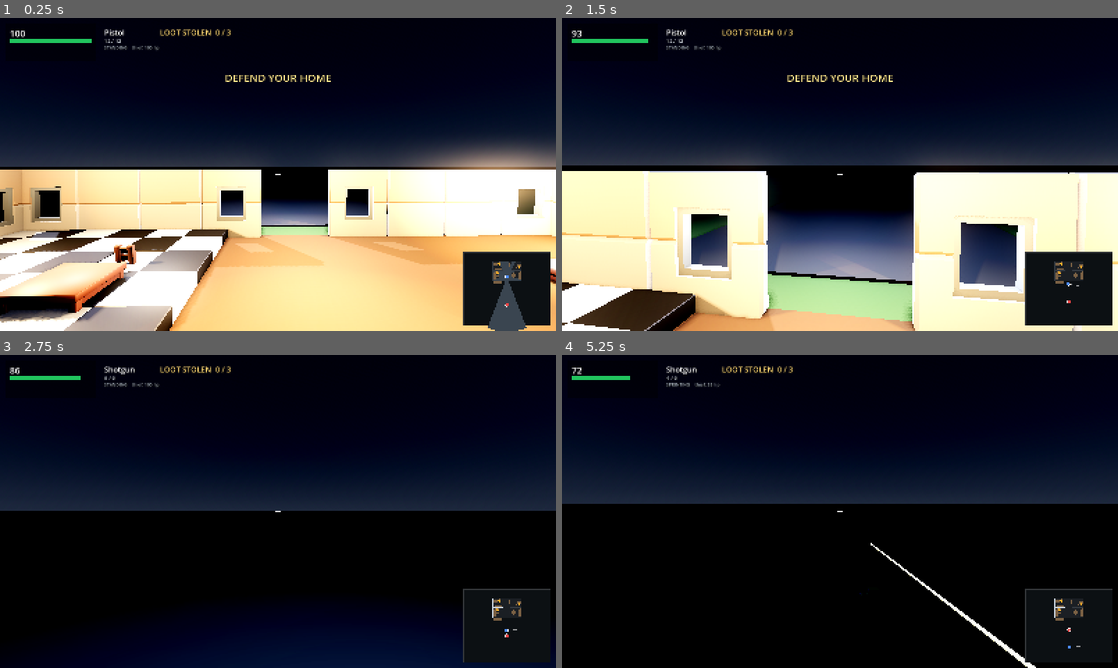
Above: before the commit, frames 1-4 (two rows, left to right).
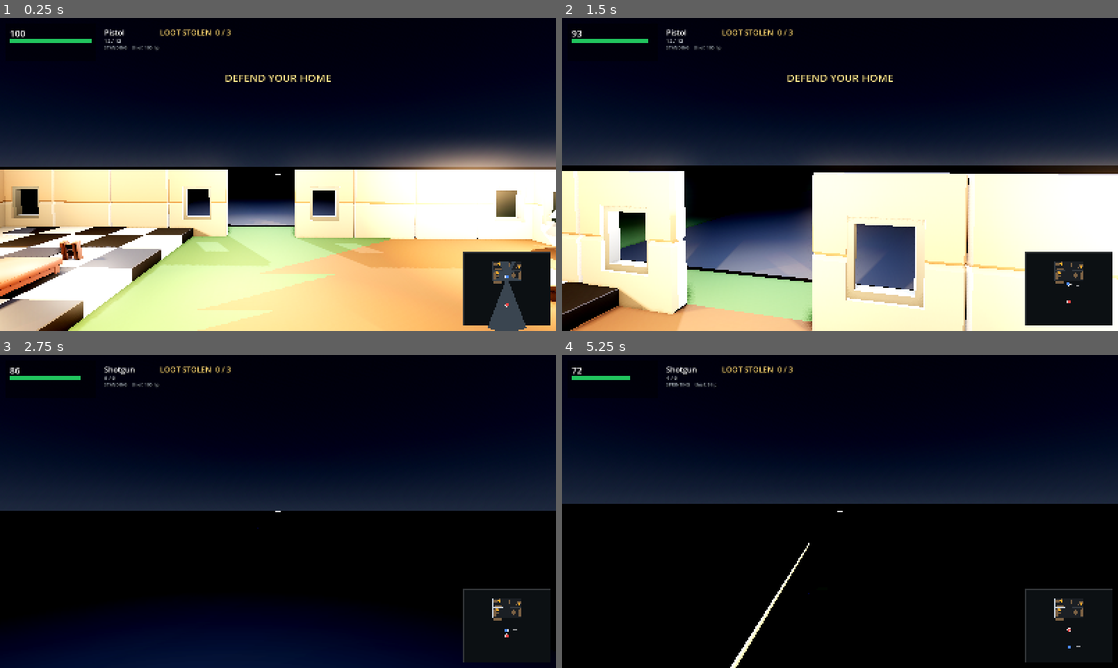
Above: after the commit, the same moments.

Repository: richardbrandel/home-invasion-godot
Game: Godot game, scene res://scenes/main.tscn
Two runs of this game, one before a commit and one after it. Both use one fixed random seed, a clock stepped at 60 frames per second and the inputs below.
Inputs (mouse positions are in pixels of both pictures, inside the frame that each line leads up to):
- Up to frame 1 (0.25 s): no input
- Up to frame 2 (1.5 s): tap Enter at 0.5, 0.6 s; move the mouse to (867, 174) at 0.52 s; hold W from 0.53 s (still down); click (867, 174) at 0.67 s; move the mouse to (812, 174) at 1.27 s; tap 1 at 1.35 s
- Up to frame 3 (2.75 s): keep holding W; move the mouse to (289, 505) at 2.02 s; tap 2 at 2.1 s
- Up to frame 4 (5.25 s): keep holding W; move the mouse to (834, 517) at 2.77 s; tap R at 2.85 s; click (834, 517) at 2.92 s; tap Space at 3.5, 5 s; move the mouse to (878, 514) at 3.52 s; hold C 3.53-4.28 s; tap Enter at 4.25 s; move the mouse to (795, 508) at 4.27 s; tap Ctrl at 4.35 s; move the mouse to (845, 511) at 5.02 s; hold Shift from 5.03 s (still down); click (845, 511) at 5.17 s

The runs differ from the first frame. In frame 1, 30% of the frame differs, in the area x 0-100%, y 43-100%; in frame 2, 33%, in the area x 0-100%, y 45-100%; in frame 3, less than 0.1%; in frame 4, 0.7%.

Commit message:
Fix the five faults from the first outside playtest
All five were measured before being changed. test/anim_probe.gd is the
diagnostic that produced the numbers; test/test_actor.gd locks them in with
38 assertions.

1. Root motion. Mixamo bakes real ground travel into the Hips track - walk
   +1.75 m over 1.033 s, run +3.55 m over 0.633 s. Godot applies it straight
   to the skeleton, so the mesh walked away from the node the sim was moving
   and snapped back on every clip change. On the thief, who switches clip on
   every grab, sighting and reroute, that read as "teleports around
   randomly". The hips' X and Z are now pinned to their first frame; Y (the
   bob and the standing height) is kept. DEATH is exempt - the fall IS the
   root motion.

2. Looping. Nothing in a Mixamo export sets a loop mode, so every clip
   arrived LOOP_NONE and the walk froze mid-stride after a single cycle.

3. A/D were inverted. Godot's basis is right-handed and the camera looks
   down -Z, so at yaw 0 the camera's right is -X, not +X; the old vector was
   its mirror. The same fix applies to the shoulder offset, which also
   moves the camera to the right shoulder where third-person games put it.

4. Shooting turned the character around. The shoot clip swivels the hips 87
   degrees out and back, aim turns them 148. Both are now stripped of the
   hips and all ten leg bones, leaving an upper-body overlay so the legs
   carry on walking. The clip is also 2.67 s long and holds two shots (the
   right forearm spikes at 0.44 s and 2.00 s), and play_once was using the
   whole clip length as its window - one trigger pull froze the locomotion
   animation for 2.67 s. It now seeks to 0.36 s and holds for 0.42 s.

5. Playback speed is matched to real movement using the measured clip speed.
   The thief only ever moves at 1.3 m/s, so the 5.6 m/s run clip was playing
   as a slow-motion sprint on the spot; he plays walk now.

Also: screenshot mode reports progress on stderr, because print() is
block-buffered when redirected and a run that had to be killed lost every
line and looked like a hang. And --shot needs a -- separator, which the
notes now spell out.

Diff:
--- a/scripts/actor.gd
+++ b/scripts/actor.gd
@@ -24,6 +24,20 @@
 const DEATH := "death"
 
 const CLIP_FILES := [WALK, RUN, CROUCH_IDLE, CROUCH_WALK, AIM, SHOOT, RELOAD, DEATH]
+
+## Clips meant to run forever; everything else is a one-shot that holds its last
+## frame. A Mixamo export sets none of this, so every clip arrived as LOOP_NONE —
+## which is why the walk froze mid-stride after a single cycle.
+const LOOPING := [IDLE, WALK, RUN, CROUCH_IDLE, CROUCH_WALK]
+
+## Where the first gunshot lands inside SHOOT, and how long to stay in the shoot
+## pose. That clip is 2.67 s and holds two shots — the right forearm spikes to
+## 43 deg/step at 0.44 s and again at 2.00 s (measured in test/anim_probe.gd).
+## Seeking past the wind-up makes every trigger pull show the shot itself, and the
+## short window hands the locomotion animation back quickly instead of freezing
+## the legs for the clip's full 2.67 s.
+const SHOOT_SEEK := 0.36
+const ONE_SHOT_WINDOW := 0.42
 
 var root: Node3D
 var anim: AnimationPlayer
@@ -38,6 +52,7 @@
 var _current := ""
 var _one_shot := ""
 var _one_shot_t := 0.0
+var _clip_mps := {}
 
 
 static func _first_anim_player(node: Node) -> AnimationPlayer:
@@ -76,7 +91,11 @@
 				idle_src = String(n)
 				break
 		if idle_src != "" and not a.anim.has_animation(IDLE):
-			a._add_clip(IDLE, a.anim.get_animation(idle_src))
+			# duplicate before normalising: this is the resource as loaded from
+			# disk, and flattening it in place would corrupt the source clip
+			var idle_clip: Animation = a.anim.get_animation(idle_src).duplicate(true)
+			a._normalize_clip(IDLE, idle_clip)
+			a._add_clip(IDLE, idle_clip)
 
 	a._merge(dir)
 	return a
@@ -132,6 +151,7 @@
 				# tracks must address the character we are animating, not the
 				# throwaway instance the clip was loaded from
 				_retarget(copy, inst, root)
+				_normalize_clip(key, copy)
 				if _add_clip(key, copy):
 					merged += 1
 		inst.free()
@@ -149,6 +169,104 @@
 			clip.track_set_path(i, NodePath(String(to_root.name) + s.substr(from_name.length())))
 
 
+# ----------------------------------------------------- clip normalisation
+## Mixamo exports these clips WITH root motion baked in: the Hips track carries
+## the character's real ground travel, start to finish — walk +1.75 m over
+## 1.033 s, run +3.55 m over 0.633 s (both measured; see test/anim_probe.gd).
+## Godot applies that straight to the skeleton, so the mesh walks away from the
+## node the simulation is moving, and then every clip change or restart snaps it
+## back to the origin, metres at a time. On the thief — who switches clip on
+## every grab, sighting and reroute — that read as "teleports around randomly".
+##
+## So the travel is measured first (it is the clip's authored ground speed, which
+## is worth keeping) and then removed, because the simulation owns position.
+func _normalize_clip(key: String, clip: Animation) -> void:
+	_clip_mps[key] = _measure_root_motion(clip)
+	clip.loop_mode = Animation.LOOP_LINEAR if LOOPING.has(key) else Animation.LOOP_NONE
+	if key == DEATH:
+		# the fall IS the root motion, and nothing has to snap back afterwards
+		return
+	if key == SHOOT or key == AIM:
+		_strip_to_upper_body(clip)
+	else:
+		_flatten_root_travel(clip)
+
+
+func _bone_of(clip: Animation, track: int) -> String:
+	return String(clip.track_get_path(track).get_concatenated_subnames())
+
+
+func _is_root_bone(bone: String) -> bool:
+	var b := bone.to_lower()
+	return b.contains("hips") or b.contains("root")
+
+
+## The hips and everything below them.
+func _is_lower_body(bone: String) -> bool:
+	if _is_root_bone(bone):
+		return true
+	for part in ["UpLeg", "Leg", "Foot", "ToeBase", "Toe_End"]:
+		if bone.ends_with(part):
+			return true
+	return false
+
+
+## Metres of ground the clip covers per second at speed_scale 1.0: the distance
+## between its first and last hips keyframe, over the clip's length.
+func _measure_root_motion(clip: Animation) -> float:
+	if clip.length <= 0.0:
+		return 0.0
+	for i in clip.get_track_count():
+		if not _is_root_bone(_bone_of(clip, i)):
+			continue
+		var v0 = clip.track_get_key_value(i, 0)
+		if not (v0 is Vector3):
+			continue
+		var kc := clip.track_get_key_count(i)
+		if kc < 2:
+			return 0.0
+		var p0: Vector3 = v0
+		var p1: Vector3 = clip.track_get_key_value(i, kc - 1)
+		return (p1 - p0).length() / clip.length
+	return 0.0
+
+
+## Pin the hips' horizontal travel to its first frame. The vertical component is
+## kept deliberately: it is the bob, and the standing height.
+func _flatten_root_travel(clip: Animation) -> void:
+	for i in clip.get_track_count():
+		if not _is_root_bone(_bone_of(clip, i)):
+			continue
+		var v0 = clip.track_get_key_value(i, 0)
+		if not (v0 is Vector3):
+			continue
+		var base: Vector3 = v0
+		for k in clip.track_get_key_count(i):
+			var v: Vector3 = clip.track_get_key_value(i, k)
+			clip.track_set_key_value(i, k, Vector3(base.x, v.y, base.z))
+
+
+## Drop the hips and every leg bone, leaving an upper-body-only overlay. The
+## removed bones keep whatever the locomotion clip last put them in, which is the
+## point: the legs carry on walking while the torso aims and fires.
+##
+## It also removes the turn, which is the part the playtest actually noticed.
+## Both of these clips rotate the hips hard — shoot swivels 87 deg out and back,
+## aim turns 148 deg — so the character span on the spot and the animation fought
+## the yaw the game sets on the root every frame.
+func _strip_to_upper_body(clip: Animation) -> void:
+	# backwards: remove_track shifts every index after the one it drops
+	for i in range(clip.get_track_count() - 1, -1, -1):
+		if _is_lower_body(_bone_of(clip, i)):
+			clip.remove_track(i)
+
+
+## Ground speed the clip was authored at, in metres per second. Play the clip at
+## `actual_speed / clip_mps(key)` and its feet stop skating.
+func clip_mps(key: String) -> float:
+	return float(_clip_mps.get(key, 0.0))
+
+
 func clip_names() -> PackedStringArray:
 	return anim.get_animation_list() if anim != null else PackedStringArray()
 
@@ -174,10 +292,12 @@
 	if anim == null or not anim.has_animation(name):
 		return
 	_one_shot = name
-	var a := anim.get_animation(name)
-	_one_shot_t = a.length if a else 0.6
+	_one_shot_t = ONE_SHOT_WINDOW
 	anim.speed_scale = 1.0
 	anim.play(name, 0.08)
+	if name == SHOOT:
+		# skip the wind-up so the trigger pull lands on the shot
+		anim.seek(SHOOT_SEEK)
 
 
 func tick(delta: float) -> void:
--- a/scripts/game.gd
+++ b/scripts/game.gd
@@ -327,7 +327,11 @@
 			player_moving = true
 			# camera-relative: forward is the yaw direction in XZ
 			var fwd := Vector2(sin(yaw), cos(yaw))
-			var right := Vector2(cos(yaw), -sin(yaw))
+			# Camera-RIGHT, computed rather than guessed. Godot's basis is
+			# right-handed and the camera looks down -Z, so at yaw 0 — looking
+			# toward +Z — its right vector is -X, not +X. The old (cos, -sin) was
+			# the mirror of this, which is exactly why A strafed right and D left.
+			var right := Vector2(-cos(yaw), sin(yaw))
 			var dir := (fwd * -axis.y + right * axis.x).normalized()
 			var p: Vector2 = player["pos"] + dir * speed * delta
 			p = Sim.resolve_circle(p, Sim.PLAYER_RADIUS)
@@ -358,6 +362,11 @@
 
 	if _shot_frames > 0:
 		_shot_frames -= 1
+		# stderr on purpose: print() is block-buffered when redirected, so a run
+		# that has to be killed loses every stdout line and looks like a hang
+		# with no cause. This one survives.
+		if _shot_frames % 20 == 0:
+			printerr("[shot] %d frames left" % _shot_frames)
 		if _shot_moved:
 			# stand just inside the front door, looking into the house
 			player["pos"] = Vector2(0.0, -9.5)
@@ -371,7 +380,7 @@
 	await RenderingServer.frame_post_draw
 	var img := get_viewport().get_texture().get_image()
 	var err := img.save_png(_shot_path)
-	print("SHOT: saved=", err == OK, " path=", _shot_path, " size=", img.get_size())
+	printerr("SHOT: saved=", err == OK, " path=", _shot_path, " size=", img.get_size())
 	get_tree().quit()
 
 
@@ -400,6 +409,15 @@
 	events.clear()
 
 
+## Speed to play `clip` at so its feet keep up with `actual` metres per second.
+## A clip with no measurable ground travel (an idle) plays at 1.0.
+func _clip_speed(a: Actor, clip: String, actual: float) -> float:
+	var mps := a.clip_mps(clip)
+	if actual <= 0.0 or mps < 0.05:
+		return 1.0
+	return clampf(actual / mps, 0.15, 3.0)
+
+
 func _update_actors(delta: float, playing: bool, player_moving: bool) -> void:
 	if player_actor == null or player_actor.root == null:
 		return
@@ -417,16 +435,20 @@
 	# keep the prop pointing where the bullet actually goes
 	player_actor.update_weapon(_aim_dir())
 
-	var speed := 1.0
-	if player["sprinting"]:
-		speed = 1.5
-	elif player["crouching"]:
-		speed = 0.5
+	# Playback speed comes from how fast the clip itself covered ground before its
+	# root motion was stripped (Actor.clip_mps). Playing a 5.6 m/s sprint clip at
+	# speed_scale 1.0 while the body moves 1.3 m/s is what made the feet skate.
 	if player["crouching"]:
 		# real crouch clips now, instead of only squashing the model
-		player_actor.play(Actor.CROUCH_WALK if player_moving else Actor.CROUCH_IDLE, speed)
+		var c := Actor.CROUCH_WALK if player_moving else Actor.CROUCH_IDLE
+		var cs := Sim.PLAYER_CROUCH_SPEED if player_moving else 0.0
+		player_actor.play(c, _clip_speed(player_actor, c, cs))
 	elif player_moving:
-		player_actor.play(Actor.RUN if player["sprinting"] else Actor.WALK, speed)
+		# Both gaits use the run clip. PLAYER_SPEED is 4.2 m/s, which is a jog,
+		# and the walk clip is authored at 1.7 m/s — playing it here would need a
+		# 2.5x cadence. Scaling the run clip keeps the stride length honest.
+		var ms := Sim.PLAYER_SPRINT_SPEED if player["sprinting"] else Sim.PLAYER_SPEED
+		player_actor.play(Actor.RUN, _clip_speed(player_actor, Actor.RUN, ms))
 	else:
 		player_actor.play(Actor.IDLE)
 
@@ -447,10 +469,13 @@
 		thief_hitbox.collision_layer = LAYER_THIEF
 		var moving: bool = playing and (thief["route"] as Array).size() > 0
 		var sees: bool = playing and Sim.can_see(tp, player["pos"], Sim.THIEF_SIGHT)
-		if thief["carry"] != "":
-			thief_actor.play(Actor.WALK, 0.8)
-		elif moving:
-			thief_actor.play(Actor.RUN, 1.0)
+		if thief["carry"] != "" or moving:
+			# He only ever moves at THIEF_SPEED, so the run clip — authored at
+			# 5.6 m/s — played as a slow-motion sprint on the spot. The walk clip
+			# is the one that matches his actual pace, and using a single clip for
+			# both states also stops the model swapping gait on every grab.
+			thief_actor.play(Actor.WALK,
+				_clip_speed(thief_actor, Actor.WALK, Sim.THIEF_SPEED))
 		elif sees:
 			thief_actor.play(Actor.AIM)
 		else:
@@ -471,7 +496,7 @@
 	var p: Vector2 = player["pos"]
 	var aim := Vector3(sin(yaw) * cos(pitch), -sin(pitch), cos(yaw) * cos(pitch)).normalized()
 	var pivot := Vector3(p.x, eye + 0.30, p.y)
-	var right := Vector3(cos(yaw), 0.0, -sin(yaw))
+	var right := Vector3(-cos(yaw), 0.0, sin(yaw))
 	var desired := pivot - aim * dist + right * 0.72
 
 	# pull in when scenery is between the player and the camera
--- a/scripts/minimap.gd
+++ b/scripts/minimap.gd
@@ -75,6 +75,14 @@
 		_rect(w, C_WALL_DIM)
 
 	# ---- lit layer, clipped to what the player can actually see
+	#
+	# KNOWN ISSUE: from some player positions Godot refuses to triangulate this
+	# polygon ("Invalid polygon data, triangulation failed") and the lit floor is
+	# simply not drawn; everything else on the minimap is unaffected. The cause is
+	# the +/-1e-4 rad corner pairs in Sim.visibility_polygon producing zero-area
+	# sliver triangles, which ear-clipping rejects. Deduplicating coincident
+	# points does NOT fix it (tried) — it needs angular decimation, which risks
+	# visibly rounding off corners. Left alone deliberately; see AGENTS.md.
 	if _poly.size() > 2:
 		var pts := PackedVector2Array()
 		for p in _poly:
--- /dev/null
+++ b/test/anim_probe.gd
@@ -0,0 +1,204 @@
+extends SceneTree
+
+## Headless animation probe. Run as:
+##   godot --headless --path . --script test/anim_probe.gd
+##
+## Answers the questions raised by the first outside playtest:
+##   1. does a clip translate/rotate the root or hips (i.e. root motion)?
+##   2. is any clip set to loop, and would looping it actually be seamless?
+##   3. how far does the hips track travel, and is the travel monotonic?
+##
+## Probes the raw FBX files rather than the merged runtime clips: actor.gd
+## duplicates those clips verbatim, so loop mode and track data are identical.
+
+const DIRS := [
+	"res://assets/mixamo/player",
+	"res://assets/mixamo/thief",
+]
+const FILES := [
+	"idle.fbx", "walk.fbx", "run.fbx", "crouch_idle.fbx", "crouch_walk.fbx",
+	"aim.fbx", "shoot.fbx", "reload.fbx", "death.fbx",
+]
+
+
+func _loop_name(m: int) -> String:
+	if m == Animation.LOOP_NONE:
+		return "LOOP_NONE"
+	elif m == Animation.LOOP_LINEAR:
+		return "LOOP_LINEAR"
+	elif m == Animation.LOOP_PINGPONG:
+		return "LOOP_PINGPONG"
+	return "LOOP_%d" % m
+
+
+func _quat_angle(a: Quaternion, b: Quaternion) -> float:
+	var d := absf(clampf(a.dot(b), -1.0, 1.0))
+	return rad_to_deg(2.0 * acos(d))
+
+
+func _bone(a: Animation, i: int) -> String:
+	var s := String(a.track_get_path(i).get_concatenated_subnames())
+	return s if s != "" else "(node)"
+
+
+func _v3s(v: Vector3) -> String:
+	return "(%.2f,%.2f,%.2f)" % [v.x, v.y, v.z]
+
+
+## n evenly spaced samples across a track.
+func _samples(a: Animation, i: int, n: int) -> Array:
+	var kc := a.track_get_key_count(i)
+	var out: Array = []
+	if kc == 0:
+		return out
+	for j in n:
+		var k := int(round(float(j) * float(kc - 1) / float(n - 1)))
+		out.append(a.track_get_key_value(i, k))
+	return out
+
+
+## How far apart are the first and last keyframes of every track? A clip whose
+## seam is large cannot loop cleanly, whatever its loop mode says.
+func _seam_report(a: Animation) -> void:
+	var pos_worst := 0.0
+	var pos_where := ""
+	var rot_worst := 0.0
+	var rot_where := ""
+	for i in a.get_track_count():
+		var kc := a.track_get_key_count(i)
+		if kc < 2:
+			continue
+		var v0 = a.track_get_key_value(i, 0)
+		var v1 = a.track_get_key_value(i, kc - 1)
+		var tn := type_string(typeof(v0))
+		if tn == "Vector3":
+			var d: float = (v0 - v1).length()
+			if d > pos_worst:
+				pos_worst = d
+				pos_where = _bone(a, i)
+		elif tn == "Quaternion":
+			var q0: Quaternion = v0
+			var q1: Quaternion = v1
+			var qd := _quat_angle(q0, q1)
+			if qd > rot_worst:
+				rot_worst = qd
+				rot_where = _bone(a, i)
+	print("      seam: pos %.3f m (%s)   rot %.1f deg (%s)" % [
+		pos_worst, pos_where, rot_worst, rot_where])
+
+
+## Where does the hips bone actually go over the clip, and on which axis?
+func _hips_report(a: Animation) -> void:
+	for i in a.get_track_count():
+		var b := _bone(a, i).to_lower()
+		if not (b.contains("hips") or b.contains("root")):
+			continue
+		var kc := a.track_get_key_count(i)
+		if kc < 2:
+			continue
+		var v0 = a.track_get_key_value(i, 0)
+		var tn := type_string(typeof(v0))
+		if tn == "Vector3":
+			var rows: Array = []
+			for v in _samples(a, i, 6):
+				rows.append(_v3s(v))
+			print("      hips pos  ", " ".join(rows))
+		elif tn == "Quaternion":
+			var rows: Array = []
+			for v in _samples(a, i, 6):
+				var e: Vector3 = (v as Quaternion).get_euler()
+				rows.append(_v3s(Vector3(rad_to_deg(e.x), rad_to_deg(e.y), rad_to_deg(e.z))))
+			print("      hips euler deg ", " ".join(rows))
+
+
+## Per-sample angular speed of the right-arm chain. A gunshot is a spike; this
+## locates the frame the clip actually fires on, so the one-shot window can start
+## there instead of at the wind-up.
+func _recoil_report(a: Animation, n: int) -> void:
+	var want := ["RightHand", "RightForeArm", "RightArm", "Spine2", "Head"]
+	print("      step = %.3f s; values are degrees of rotation per step" % (a.length / float(n)))
+	for i in a.get_track_count():
+		var b := _bone(a, i)
+		var hit := false
+		for w in want:
+			if b.ends_with(w):
+				hit = true
+		if not hit:
+			continue
+		var kc := a.track_get_key_count(i)
+		if kc < 3:
+			continue
+		var rows: Array = []
+		var prev = null
+		for j in range(0, n + 1):
+			var k := int(round(float(j) * float(kc - 1) / float(n)))
+			var v = a.track_get_key_value(i, k)
+			if prev != null and typeof(v) == TYPE_QUATERNION:
+				rows.append("%.0f" % _quat_angle(prev, v))
+			prev = v
+		print("      %-30s %s" % [b, " ".join(rows)])
+
+
+func _probe_file(path: String, verbose: bool) -> void:
+	if not ResourceLoader.exists(path):
+		print("  !! missing ", path)
+		return
+	var packed: PackedScene = load(path)
+	if packed == null:
+		print("  !! load failed ", path)
+		return
+	var inst := packed.instantiate()
+	root.add_child(inst)
+
+	var ap: AnimationPlayer = null
+	for c in inst.find_children("*", "AnimationPlayer", true, false):
+		ap = c as AnimationPlayer
+		break
+	if ap == null:
+		print("  no AnimationPlayer in ", path)
+		inst.free()
+		return
+
+	print("\n=== ", path, " ===")
+	for name in ap.get_animation_list():
+		var a := ap.get_animation(name)
+		if a == null:
+			continue
+		print("  clip '%s'  len=%.3fs  %s  tracks=%d" % [
+			name, a.length, _loop_name(a.loop_mode), a.get_track_count()])
+		_seam_report(a)
+		_hips_report(a)
+		if path.contains("shoot"):
+			_recoil_report(a, 24)
+		if verbose:
+			for i in a.get_track_count():
+				var kc := a.track_get_key_count(i)
+				var tn := "?"
+				if kc > 0:
+					tn = type_string(typeof(a.track_get_key_value(i, 0)))
+				print("      [%2d] %-34s %s" % [i, _bone(a, i), tn])
+	inst.free()
+
+
+func _init() -> void:
+	print("########## ANIMATION PROBE ##########")
+	for d in DIRS:
+		print("\n---------------- ", d, " ----------------")
+		for f in FILES:
+			var ds := String(d)
+			var fs := String(f)
+			# full track listing only for the file the upper-body split needs
+			var verbose: bool = ds.contains("player") and fs == "shoot.fbx"
+			_probe_file(ds + "/" + fs, verbose)
+
+	print("\n########## AnimationNode filter capability ##########")
+	for cls in ["AnimationNode", "AnimationNodeAnimation", "AnimationNodeBlend2"]:
+		var props: Array = []
+		for p in ClassDB.class_get_property_list(cls, false):
+			var pn := String(p["name"])
+			if pn.contains("filter"):
+				props.append(pn)
+		print("  %-24s %s" % [cls, ", ".join(props)])
+
+	print("\n########## DONE ##########")
+	quit()
--- /dev/null
+++ b/test/test_actor.gd
@@ -0,0 +1,173 @@
+extends SceneTree
+
+## Headless tests for the Mixamo clip normalisation in actor.gd.
+##   godot --headless --path . --script test/test_actor.gd
+##
+## These lock in the four faults the first outside playtest turned up:
+##   - root motion stripped, so the mesh cannot walk away from its node and then
+##     snap back on the next clip change ("the enemy teleports around randomly")
+##   - locomotion clips actually loop
+##   - aim/shoot are upper-body only, so they cannot spin the character
+##   - each clip's authored ground speed is measured, so playback can be sped up
+##     or slowed to match and the feet stop skating
+##
+## assets/mixamo is gitignored, so on a fresh clone this reports SKIP and passes.
+
+const PLAYER := "res://assets/mixamo/player"
+const THIEF := "res://assets/mixamo/thief"
+
+var n_pass := 0
+var n_fail := 0
+
+
+func check(label: String, ok: bool, detail: String = "") -> void:
+	if ok:
+		print("  PASS  ", label)
+		n_pass += 1
+	else:
+		print("  FAIL  ", label)
+		if detail != "":
+			print("        ", detail)
+		n_fail += 1
+
+
+func _banner(t: String) -> void:
+	print("\n", t)
+
+
+func _bone(clip: Animation, i: int) -> String:
+	return String(clip.track_get_path(i).get_concatenated_subnames())
+
+
+## Peak horizontal travel still left in the hips position track, in metres.
+func _hip_travel(clip: Animation) -> float:
+	for i in clip.get_track_count():
+		var b := _bone(clip, i).to_lower()
+		if not (b.contains("hips") or b.contains("root")):
+			continue
+		var v0 = clip.track_get_key_value(i, 0)
+		if not (v0 is Vector3):
+			continue
+		var lo: Vector3 = v0
+		var hi: Vector3 = v0
+		for k in clip.track_get_key_count(i):
+			var v: Vector3 = clip.track_get_key_value(i, k)
+			lo = lo.min(v)
+			hi = hi.max(v)
+		return maxf(hi.x - lo.x, hi.z - lo.z)
+	return 0.0
+
+
+func _lower_body_track(a: Actor, clip: Animation) -> String:
+	for i in clip.get_track_count():
+		var b := _bone(clip, i)
+		if a._is_lower_body(b):
+			return b
+	return ""
+
+
+func _bones(clip: Animation) -> Array:
+	var out: Array = []
+	for i in clip.get_track_count():
+		out.append(_bone(clip, i))
+	return out
+
+
+func _close(a: float, b: float, tol: float) -> bool:
+	return absf(a - b) <= tol
+
+
+func _init() -> void:
+	if not ResourceLoader.exists(PLAYER + "/idle.fbx"):
+		print("\nSKIP: assets/mixamo is not present (it is gitignored).")
+		print("      restore it with: python3 tools/mixamo-fetch.py fetch assets/mixamo both\n")
+		quit(0)
+		return
+
+	var a := Actor.create(PLAYER, 1.0)
+	if a.anim == null:
+		print("\nFAIL: could not build the player actor\n")
+		quit(1)
+		return
+
+	# ---------------------------------------------------------------- inventory
+	_banner("clip inventory")
+	check("the mesh clip plus all eight animation clips merged",
+		a.merged == 8 and a.has_clip(Actor.IDLE),
+		"merged=%d clips=%s" % [a.merged, a.clip_names()])
+
+	# --------------------------------------------------------------- loop modes
+	_banner("looping")
+	for key in [Actor.IDLE, Actor.WALK, Actor.RUN, Actor.CROUCH_IDLE, Actor.CROUCH_WALK]:
+		var c: Animation = a.anim.get_animation(key)
+		check("%s loops" % key, c != null and c.loop_mode == Animation.LOOP_LINEAR,
+			"loop_mode=%d" % (c.loop_mode if c else -1))
+	for key in [Actor.AIM, Actor.SHOOT, Actor.RELOAD, Actor.DEATH]:
+		var c: Animation = a.anim.get_animation(key)
+		check("%s is a one-shot" % key, c != null and c.loop_mode == Animation.LOOP_NONE,
+			"loop_mode=%d" % (c.loop_mode if c else -1))
+
+	# -------------------------------------------------------------- root motion
+	_banner("root motion")
+	# measured before stripping, so the game can match playback to real movement
+	check("walk measured at ~1.69 m/s", _close(a.clip_mps(Actor.WALK), 1.69, 0.08),
+		"%.2f m/s" % a.clip_mps(Actor.WALK))
+	check("run measured at ~5.61 m/s", _close(a.clip_mps(Actor.RUN), 5.61, 0.15),
+		"%.2f m/s" % a.clip_mps(Actor.RUN))
+	check("crouch_walk measured at ~0.90 m/s",
+		_close(a.clip_mps(Actor.CROUCH_WALK), 0.90, 0.08),
+		"%.2f m/s" % a.clip_mps(Actor.CROUCH_WALK))
+	check("idle reports no ground travel", a.clip_mps(Actor.IDLE) < 0.05,
+		"%.3f m/s" % a.clip_mps(Actor.IDLE))
+
+	for key in a.clip_names():
+		if key == Actor.DEATH:
+			continue    # the fall is the root motion, and nothing snaps after it
+		var c: Animation = a.anim.get_animation(key)
+		var travel := _hip_travel(c)
+		check("no hip travel left in %s" % key, travel < 0.02, "%.3f m" % travel)
+
+	# the death clip must KEEP its travel, or the body will not fall over
+	var d: Animation = a.anim.get_animation(Actor.DEATH)
+	check("death keeps its fall", _hip_travel(d) > 0.5, "%.3f m" % _hip_travel(d))
+
+	# --------------------------------------------------------- upper-body only
+	_banner("upper body only")
+	for key in [Actor.SHOOT, Actor.AIM]:
+		var c: Animation = a.anim.get_animation(key)
+		var lb := _lower_body_track(a, c)
+		check("%s has no hips or leg tracks" % key, lb == "", "found %s" % lb)
+		var bones := _bones(c)
+		check("%s keeps the spine" % key,
+			"mixamorig8_Spine2" in bones, "tracks=%d" % c.get_track_count())
+		check("%s keeps the gun hand" % key,
+			"mixamorig8_RightHand" in bones, "tracks=%d" % c.get_track_count())
+
+	# a locomotion clip must NOT have been stripped
+	var w: Animation = a.anim.get_animation(Actor.WALK)
+	check("walk still animates the legs",
+		_lower_body_track(a, w) != "" and w.get_track_count() > 40,
+		"tracks=%d" % w.get_track_count())
+
+	# -------------------------------------------------------------- the thief
+	_banner("thief")
+	# The thief is the actor the teleporting was actually reported against, so
+	# check him separately rather than trusting the shared code path.
+	var t := Actor.create(THIEF, 1.0)
+	check("thief built", t.anim != null and t.has_clip(Actor.WALK))
+	if t.anim != null:
+		check("thief walk measured at ~1.83 m/s",
+			_close(t.clip_mps(Actor.WALK), 1.83, 0.15),
+			"%.2f m/s" % t.clip_mps(Actor.WALK))
+		for key in [Actor.WALK, Actor.RUN, Actor.CROUCH_WALK]:
+			var c: Animation = t.anim.get_animation(key)
+			var travel := _hip_travel(c)
+			check("thief %s cannot walk off its node" % key, travel < 0.02,
+				"%.3f m" % travel)
+		check("thief run is not the clip the game plays",
+			t.clip_mps(Actor.RUN) > 4.0,
+			"%.2f m/s — the game plays walk at %.2f" % [
+				t.clip_mps(Actor.RUN), t.clip_mps(Actor.WALK)])
+
+	print("\n%d passed, %d failed\n" % [n_pass, n_fail])
+	quit(1 if n_fail > 0 else 0)
Not shown, added: test/anim_probe.gd.uid
Not shown, added: test/test_actor.gd.uid
